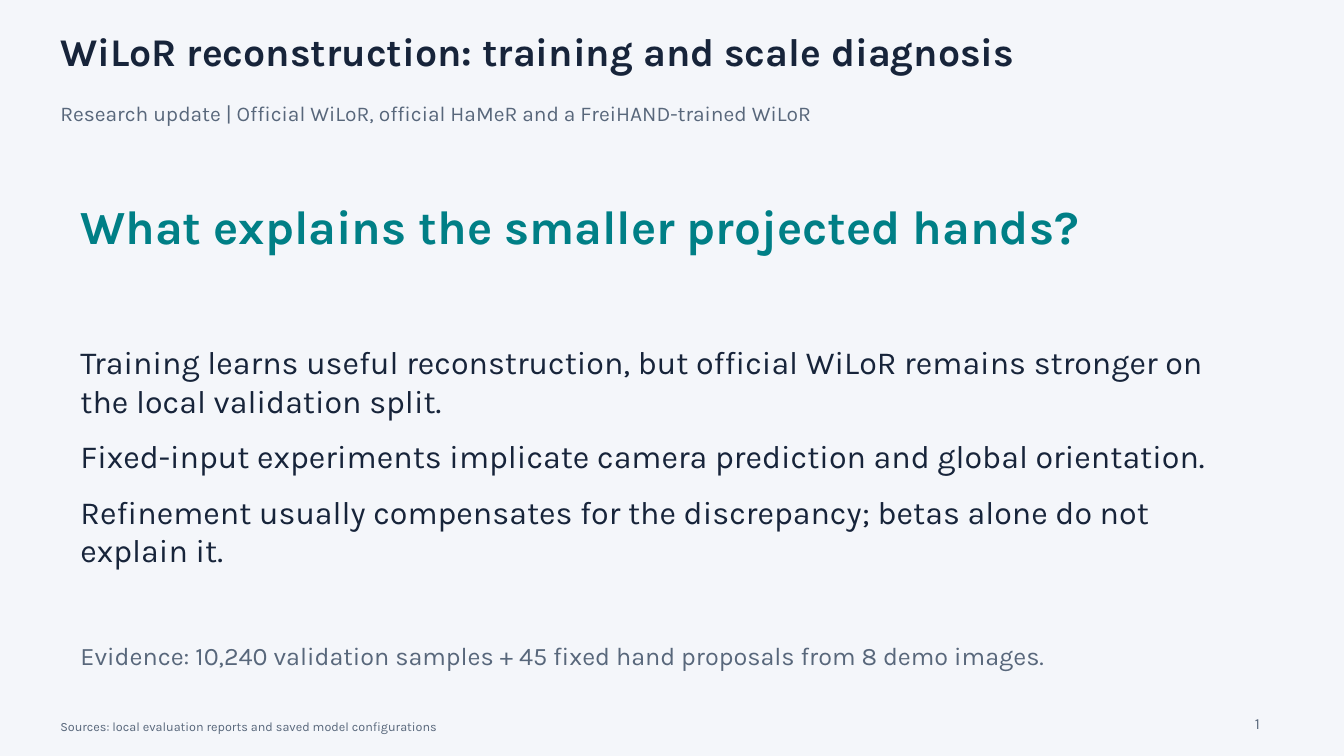
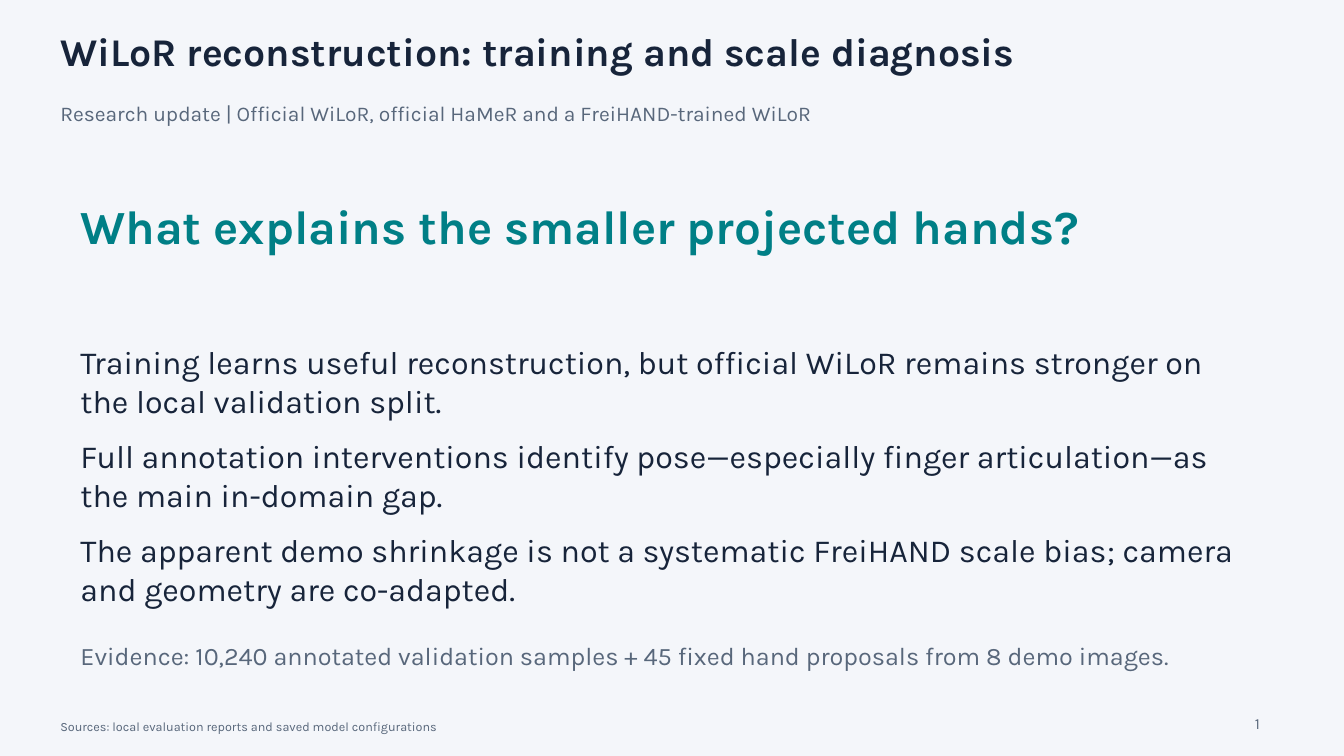
Before and after one commit to choppa129/WiLoR, a slide deck: slide 1 of reports/wilor_experiment_review/WiLoR_experiments_and_scale_diagnosis.pptx. Drawn at 1344x756 pixels with LibreOffice and Linux fonts; fonts in the diff are those of the drawing. Boxes give left, top, right and bottom in pixels: in the first picture for what was removed or moved away, otherwise in the second. Text is boxed around its words. In the diff, an @@ line names an element or a change of style, - is before the commit and + after.

Commit message:
Update experiment review with data expansion plan

```diff
--- a/reports/wilor_experiment_review/WiLoR_experiments_and_scale_diagnosis.pptx
+++ b/reports/wilor_experiment_review/WiLoR_experiments_and_scale_diagnosis.pptx
@@ text at <box>80,446,1233,609</box>: text changed @@
-Fixed-input experiments implicate camera prediction and global orientation.
-Refinement usually compensates for the discrepancy; betas alone do not explain it.
+Full annotation interventions identify pose—especially finger articulation—as the main in-domain gap.
+The apparent demo shrinkage is not a systematic FreiHAND scale bias; camera and geometry are co-adapted.
@@ text at <box>80,647,1169,671</box>: text changed @@
-Evidence: 10,240 validation samples + 45 fixed hand proposals from 8 demo images.
+Evidence: 10,240 annotated validation samples + 45 fixed hand proposals from 8 demo images.
```
Also in this commit, not shown: 3 other slides changed, 5 slides added, 1 slide removed.
